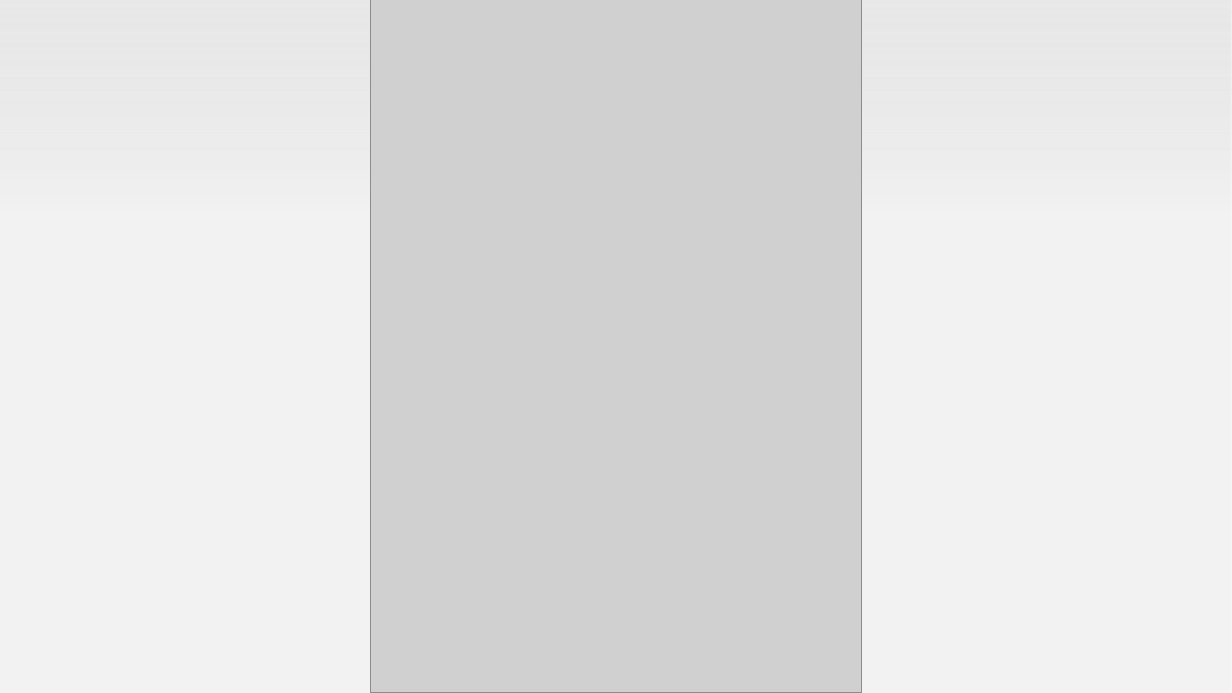
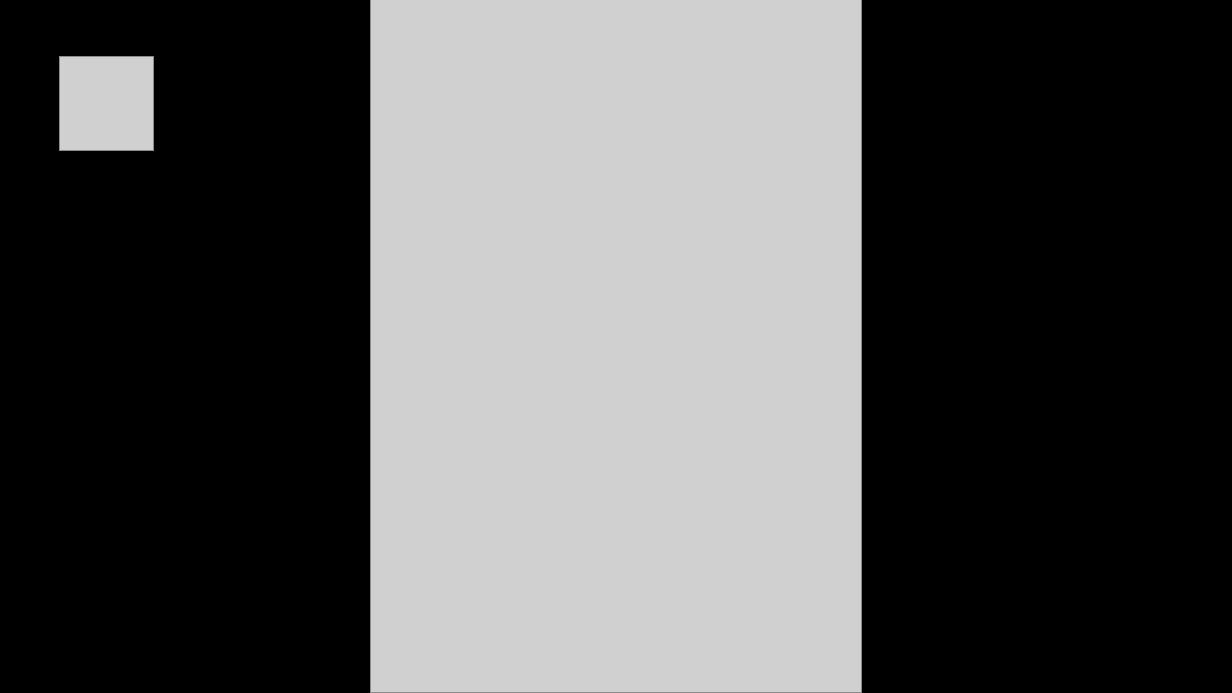
Before and after one commit to htl-leo-medtwt-projects/2425-sommerprojekt-2bhitm-SalvatorYioneesLacle, a slide deck: slide 2 of documentation/ExpertShop.pptx. Drawn at 1232x693 pixels with LibreOffice and Linux fonts; fonts in the diff are those of the drawing; grey boxes stand for pictures; background and template pictures are left out. Boxes give left, top, right and bottom in pixels: in the first picture for what was removed or moved away, otherwise in the second. Text is boxed around its words. In the diff, an @@ line names an element or a change of style, - is before the commit and + after.

```diff
--- a/documentation/ExpertShop.pptx
+++ b/documentation/ExpertShop.pptx
@@ rectangle removed at box(0, 0, 1232, 693) @@
@@ rectangle added at box(0, 0, 1232, 693), fill #000000 @@
@@ picture added at box(60, 56, 154, 151) @@
```
Also in this commit, not shown: 20 slides added, 2 slides removed, 11 other files.
